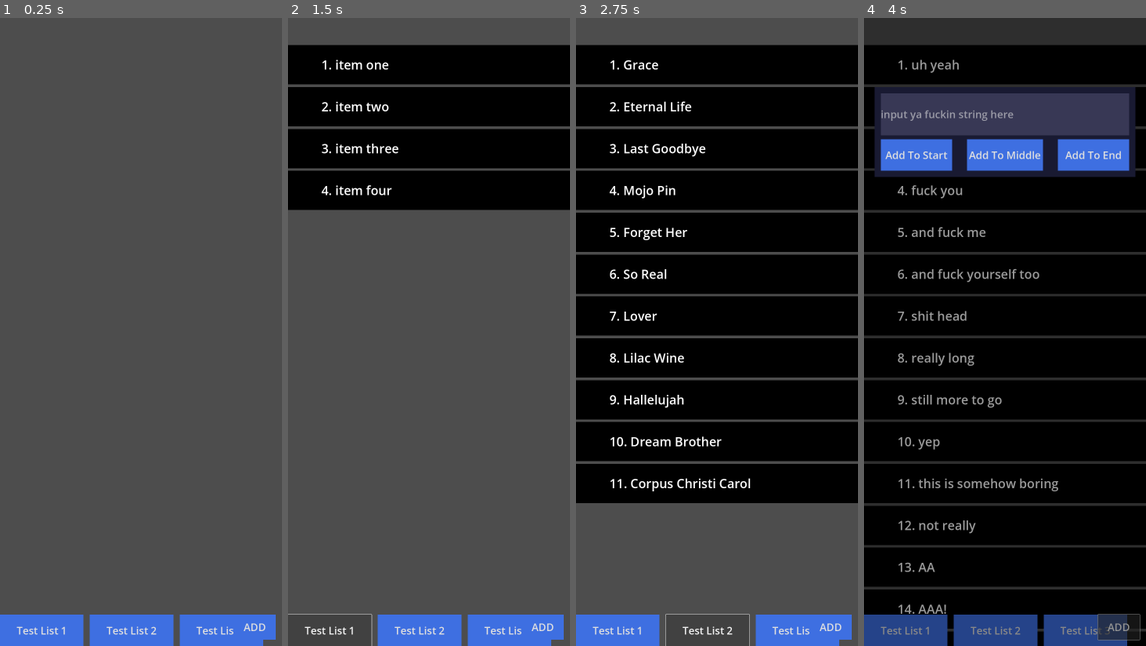
Above: before the commit, frames 1-4 (left to right).
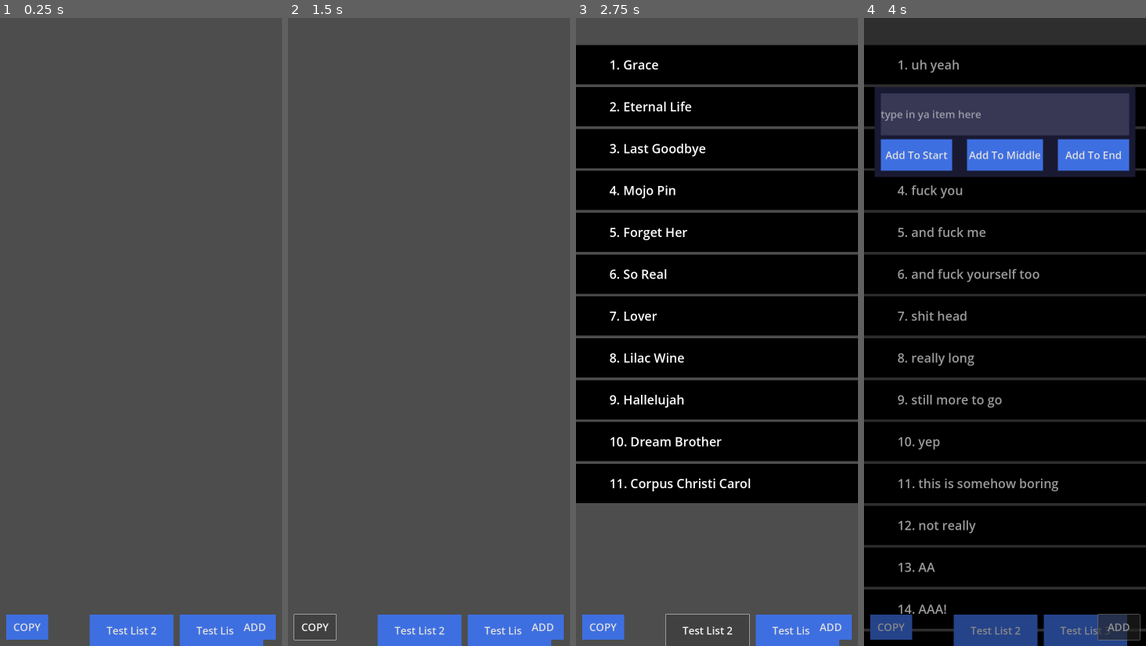
Above: after the commit, the same moments.

Repository: POtOSoftware/rankmanplusplus
Game: Godot game, scene res://Scenes/ListScene/ListScene.tscn
Same seed, same stepped clock (60 frames per second), same inputs: the game is played once before the commit and once after it.
Inputs (mouse positions are in pixels of both pictures, inside the frame that each line leads up to):
- Up to frame 1 (0.25 s): no input
- Up to frame 2 (1.5 s): click (316, 627) at 0.5 s, where only the run after the commit has a clickable "COPY"; click (330, 633) at 1.25 s, where only the run before the commit has a clickable "Test List 1"
- Up to frame 3 (2.75 s): click "Test List 2" at 2 s
- Up to frame 4 (4 s): click "Test List 3" at 2.75 s; click "ADD" at 3.5 s

The runs differ from the first frame. In frame 1, 1.0% of the frame differs, in the area x 0-30%, y 95-100%; in frame 2, 25%, in the area x 0-100%, y 4-100%; in frame 3, 1.0%; in frame 4, 1.3%.

Commit message:
copy ranking to clipboard added

Diff:
--- a/Prefabs/ListInputPopup/ListInputPopup.tscn
+++ b/Prefabs/ListInputPopup/ListInputPopup.tscn
@@ -44,7 +44,7 @@
 offset_right = -64.0
 offset_bottom = 448.0
 grow_horizontal = 2
-placeholder_text = "input ya fuckin string here"
+placeholder_text = "type in ya item here"
 
 [node name="HBoxContainer" type="HBoxContainer" parent="."]
 layout_mode = 0
--- a/Scenes/ListScene/ListScene.tscn
+++ b/Scenes/ListScene/ListScene.tscn
@@ -31,6 +31,7 @@
 [node name="VBoxContainer" type="Container" parent="ScrollContainer" node_paths=PackedStringArray("scroll_container")]
 process_mode = 1
 layout_mode = 2
+size_flags_vertical = 3
 script = ExtResource("3_yl3w1")
 is_vertical = true
 scroll_container = NodePath("..")
@@ -42,6 +43,7 @@
 offset_bottom = 40.0
 
 [node name="Test1" type="Button" parent="TestLists"]
+visible = false
 layout_mode = 0
 offset_top = 2280.0
 offset_right = 320.0
@@ -81,9 +83,25 @@
 grow_vertical = 0
 text = "ADD"
 
+[node name="CopyButton" type="Button" parent="."]
+layout_mode = 1
+anchors_preset = 3
+anchor_left = 1.0
+anchor_top = 1.0
+anchor_right = 1.0
+anchor_bottom = 1.0
+offset_left = -1056.0
+offset_top = -120.0
+offset_right = -896.0
+offset_bottom = -24.0
+grow_horizontal = 0
+grow_vertical = 0
+text = "COPY"
+
 [connection signal="reordered" from="ScrollContainer/VBoxContainer" to="." method="_on_v_box_container_reordered"]
 [connection signal="sort_children" from="ScrollContainer/VBoxContainer" to="ScrollContainer/VBoxContainer" method="_on_sort_children"]
 [connection signal="pressed" from="TestLists/Test1" to="." method="_on_test_1_pressed"]
 [connection signal="pressed" from="TestLists/Test2" to="." method="_on_test_2_pressed"]
 [connection signal="pressed" from="TestLists/Test3" to="." method="_on_test_3_pressed"]
 [connection signal="pressed" from="AddButton" to="." method="_on_add_button_pressed"]
+[connection signal="pressed" from="CopyButton" to="." method="_on_copy_button_pressed"]
--- a/Scenes/ListScene/list_scene.gd
+++ b/Scenes/ListScene/list_scene.gd
@@ -4,7 +4,7 @@
 
 var test_list: Array = ["item one", "item two", "item three", "item four"]
 var test_two: Array = ["Grace", "Eternal Life", "Last Goodbye", "Mojo Pin", "Forget Her", "So Real", "Lover", "Lilac Wine", "Hallelujah", "Dream Brother", "Corpus Christi Carol"]
-var test_three: Array = ["uh yeah", "woo hoo", "filling out  …(181 unchanged characters)… "nyaa~", "mrrp", "meoww~ :3", "mrrow", "the end!"]
+var test_three: Array = ["uh yeah", "woo hoo", "filling out  …(181 unchanged characters)… "nyaa~", "mrrp", "meoww~ :3", "mrrow", "gotta add more", "and even more", "cause apparently my shit dont work", "the end!"]
 
 func _ready() -> void:
 	AppManager.list_container = list_container
@@ -53,3 +53,16 @@
 
 	AppManager.set_main_list(_main_list_copy)
 	refresh_display()
+
+func _on_copy_button_pressed() -> void:
+	var _copy_string: String = ""
+	var index: int = 1
+
+	for item in AppManager.main_list:
+		var _rank: String = str(index) + ". "
+		_copy_string += _rank + item + "\n"
+
+		index += 1
+
+	print(_copy_string)
+	DisplayServer.clipboard_set(_copy_string)
